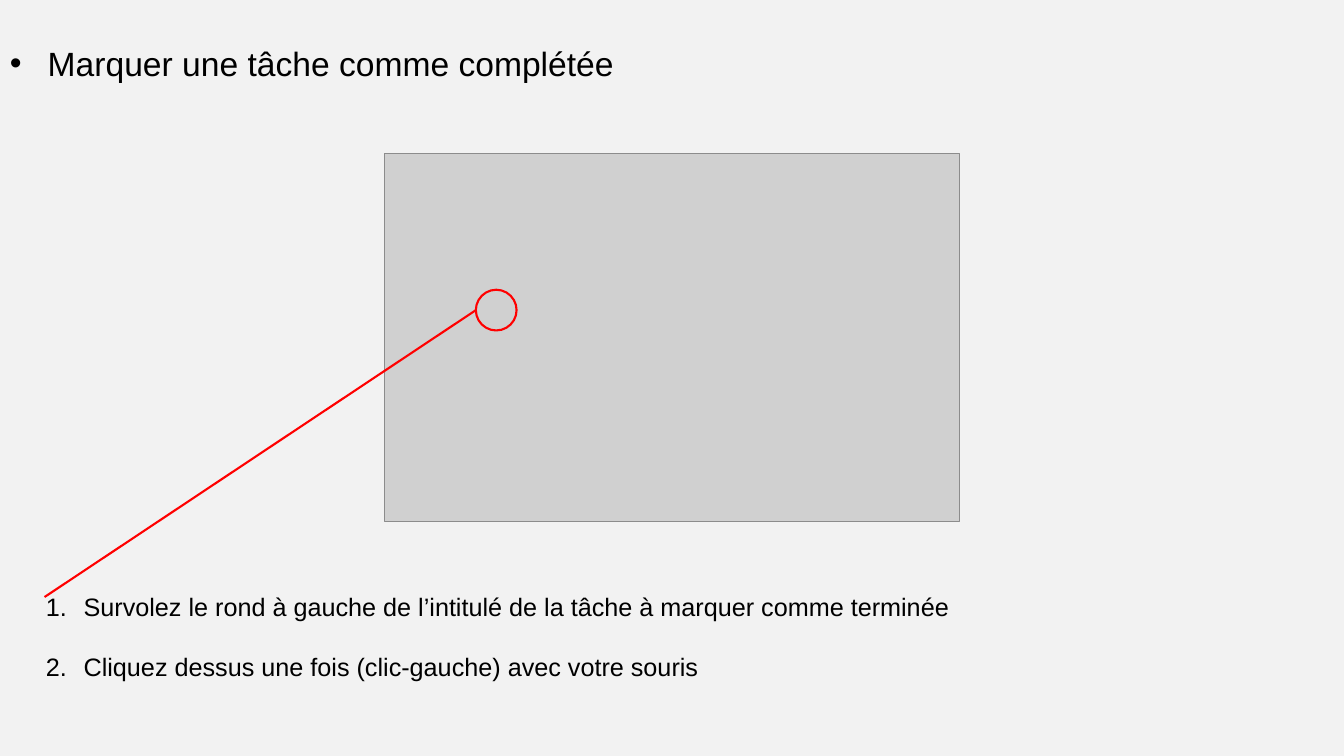
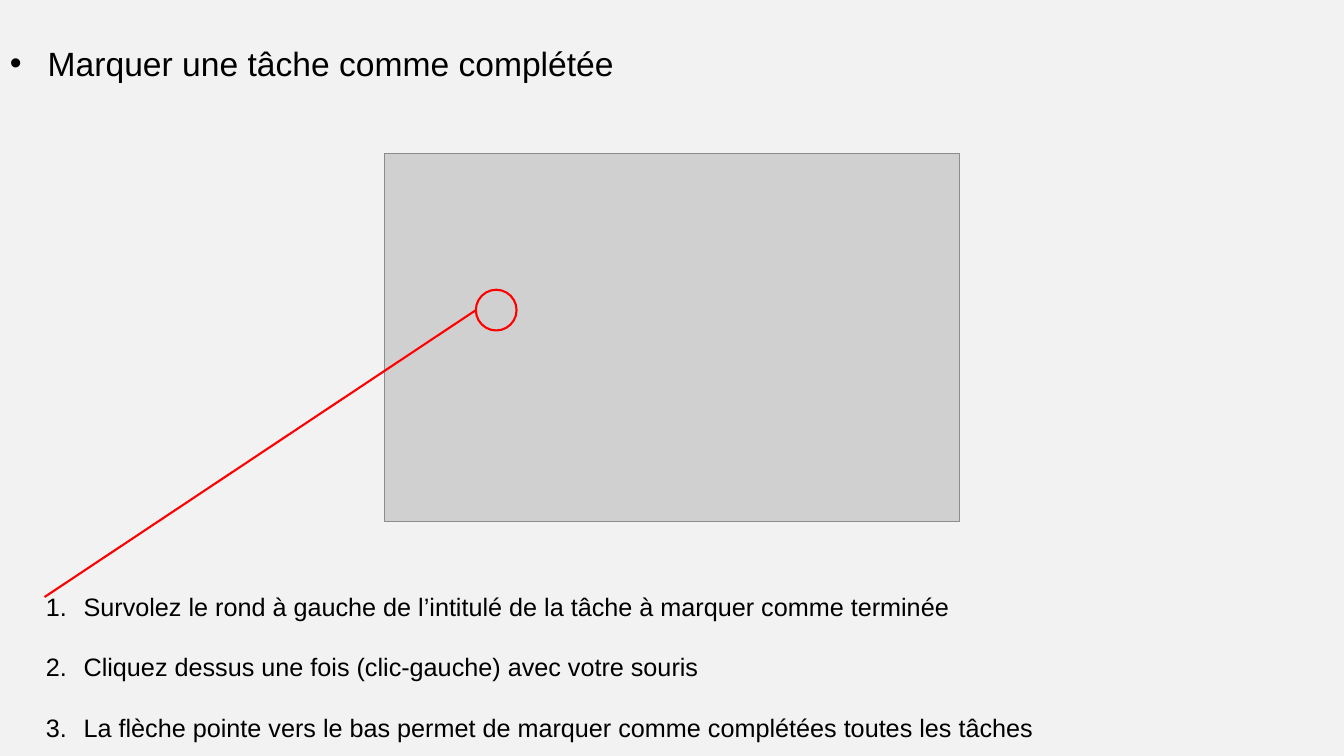
Before and after one commit to DesignGreg/Projet8-OpenClassRooms, a slide deck: slide 3 of Documentations - étape 4/Doc utilisateur/Documentation utilisateur.pptx. Drawn at 1344x756 pixels with LibreOffice and Linux fonts; fonts in the diff are those of the drawing; grey boxes stand for pictures. Boxes give left, top, right and bottom in pixels: in the first picture for what was removed or moved away, otherwise in the second. Text is boxed around its words. In the diff, an @@ line names an element or a change of style, - is before the commit and + after.

```diff
--- a/Documentations - étape 4/Doc utilisateur/Documentation utilisateur.pptx
+++ b/Documentations - étape 4/Doc utilisateur/Documentation utilisateur.pptx
@@ text at [84, 718, 1033, 742]: paragraph added @@
+3. La flèche pointe vers le bas permet de marquer comme complétées toutes les tâches
```
Also in this commit, not shown: 5 other files.
